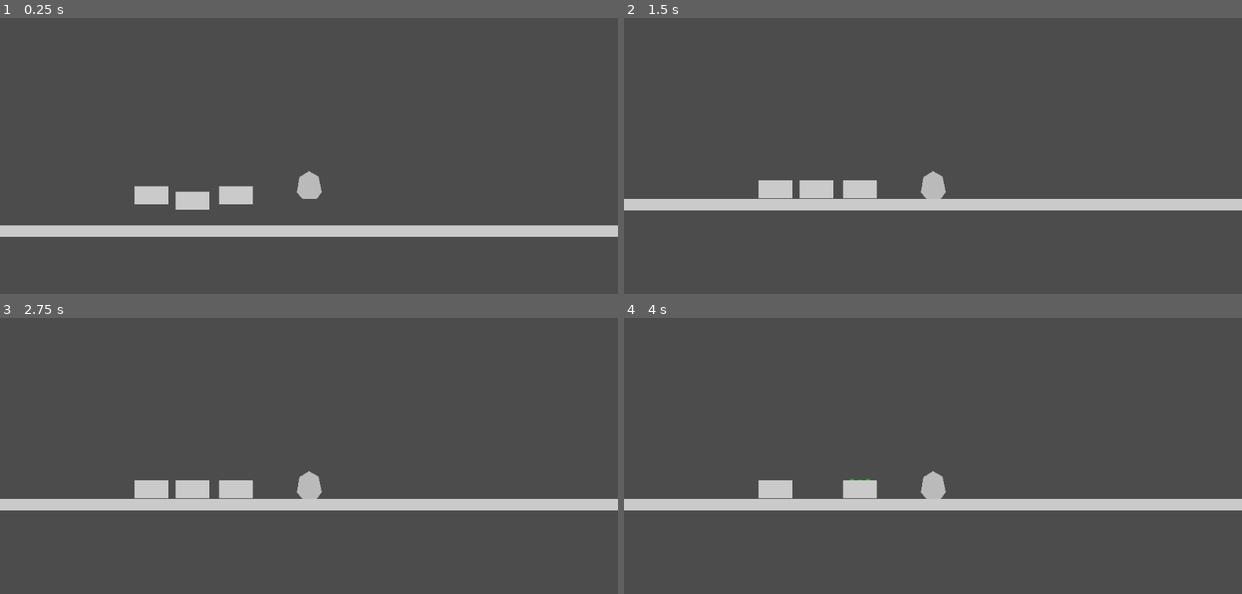
Above: before the commit, frames 1-4 (two rows, left to right).
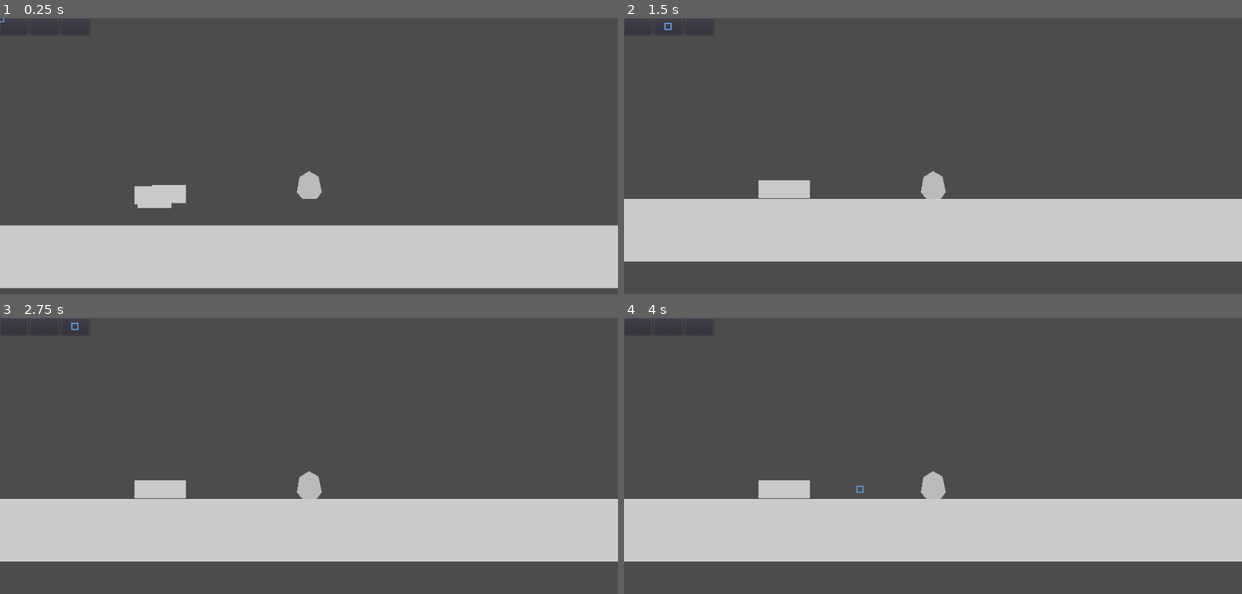
Above: after the commit, the same moments.

Repository: mikhail-shafigullin/godot-wild-jam-58
Game: Godot game, scene res://NN_test/PhysicTest.tscn
Same seed, same stepped clock (60 frames per second), same inputs: the game is played once before the commit and once after it. This scene is started directly instead of the project's main scene.
Inputs (mouse positions are in pixels of both pictures, inside the frame that each line leads up to):
- Up to frame 1 (0.25 s): no input
- Up to frame 2 (1.5 s): click (636, 26) at 0.52 s; click (667, 26) at 1.27 s
- Up to frame 3 (2.75 s): click (74, 326) at 2.02 s
- Up to frame 4 (4 s): tap Enter (ui_accept) at 2.75, 2.85, 3.02, 3.32, 3.5, 3.6, 3.77 s; move the mouse to (815, 489) at 2.77 s; hold Right (ui_right) 2.78-3.53 s; click (815, 489) at 2.92 s; move the mouse to (858, 489) at 3.52 s; hold Down (ui_down) from 3.53 s (still down); click (858, 489) at 3.67 s

The runs differ from the first frame. In frame 1, 20% of the frame differs, in the area x 0-100%, y 0-99%; in frame 2, 19%; in frame 3, 19%; in frame 4, 19%.

Commit message:
parenting ouroboros fix

Diff:
--- a/NN_test/PhysicTest.tscn
+++ b/NN_test/PhysicTest.tscn
@@ -6,33 +6,49 @@
 [ext_resource path="res://src/ship/thrust/TestThruster.tscn" type="PackedScene" id=4]
 
 [sub_resource type="RectangleShape2D" id=1]
-extents = Vector2( 513.5, 10 )
+extents = Vector2( 513.5, 52 )
 
 [node name="PhysicTest" type="Node2D"]
+
+[node name="CanvasLayer" type="CanvasLayer" parent="."]
+layer = 2
+
+[node name="BlueprintManager" parent="CanvasLayer" instance=ExtResource( 3 )]
+anchor_left = 0.5
+anchor_top = 0.5
+anchor_right = 0.5
+anchor_bottom = 0.5
+margin_left = -512.0
+margin_top = -300.0
+margin_right = 512.0
+margin_bottom = 300.0
 
 [node name="ground" type="StaticBody2D" parent="."]
 position = Vector2( 8, 583 )
 
 [node name="CollisionShape2D" type="CollisionShape2D" parent="ground"]
-position = Vector2( 503.5, 0 )
+position = Vector2( 503.5, 42 )
 shape = SubResource( 1 )
 
 [node name="Sprite" type="Sprite" parent="ground"]
-position = Vector2( 522, 0 )
-scale = Vector2( 1069.13, -19.4074 )
+position = Vector2( 522, 42.1482 )
+scale = Vector2( 1069.13, -103.704 )
 texture = ExtResource( 1 )
 
 [node name="Player" parent="." instance=ExtResource( 2 )]
 position = Vector2( 508, 527 )
+mass = 13.92
 breaking_distance = 3.0
 
-[node name="TestThruster4" parent="." instance=ExtResource( 4 )]
-position = Vector2( 315, 530 )
+[node name="TestThrusterZ-5" parent="." instance=ExtResource( 4 )]
+position = Vector2( 252, 527 )
+z_index = -5
 
-[node name="TestThruster3" parent="." instance=ExtResource( 4 )]
-position = Vector2( 387, 521 )
+[node name="TestThrusterZ5" parent="." instance=ExtResource( 4 )]
+position = Vector2( 276, 519 )
+z_index = 5
+mass = 4.37
 
-[node name="TestThruster5" parent="." instance=ExtResource( 4 )]
+[node name="TestThrusterZ0" parent="." instance=ExtResource( 4 )]
 position = Vector2( 247, 521 )
-
-[node name="BlueprintManager" parent="." instance=ExtResource( 3 )]
+joints_softness = 0.29
--- a/project.godot
+++ b/project.godot
@@ -68,6 +68,12 @@
 
 common/drop_mouse_on_gui_input_disabled=true
 
+[layer_names]
+
+2d_physics/layer_1="Player"
+2d_physics/layer_5="Blueprint"
+2d_physics/layer_9="Parts"
+
 [physics]
 
 common/enable_pause_aware_picking=true
--- a/src/characters/Player.tscn
+++ b/src/characters/Player.tscn
@@ -12,6 +12,7 @@
 
 [node name="Camera" type="Camera2D" parent="."]
 current = true
+editor_draw_limits = true
 
 [node name="Core" type="CollisionShape2D" parent="."]
 position = Vector2( 0, -23 )
--- a/src/ship/PartBase.gd
+++ b/src/ship/PartBase.gd
@@ -13,9 +13,9 @@
 export var part_mass: float = 1
 export var armor: float = 1
 export var armor_weak: float = -1
-export var breaking_distance: float = 32.1
+export var breaking_distance: float = 10
 export var can_be_grabbed: bool = true
-export var joint_strength: float = 0
+export var joints_softness: float = 0
 
 # array of PartJoints
 # Joins will connect only to parent
@@ -83,8 +83,13 @@
 		var index = children_parts.find(part)
 		children_parts.remove(index)
 
-func build(to_part: PartBase):
-	part_weld(to_part)
+func build():
+	if !best_part:
+		print("cant find part no building for today")
+		return
+	z_index = best_part.z_index+1
+
+	part_weld(best_part)
 	_create_joints()
 	if not children_parts.empty():
 		core.fix_joints(self)
@@ -133,6 +138,7 @@
 func _create_joints():
 	for probe in active_probes:
 		var joint = PinJoint2D.new()
+		joint.softness = joints_softness
 		best_part.add_child(joint)
 		joint.global_position = probe.global_position
 		weld_joint(joint)
@@ -142,6 +148,27 @@
 	part_joints.append(new_joint)
 	joint.node_a = get_parent().get_path()
 	joint.node_b = self.get_path()
+
+func can_be_build() -> bool:
+	if best_part == null or best_part == self:
+		return false
+	print(best_part.get_path())
+	if !best_part.get_path():
+		return false
+	#recursion check
+	var is_recursive_build = find_part_in_children(best_part)
+	print(is_recursive_build)
+	return !is_recursive_build
+
+func find_part_in_children(part: PartBase) -> bool:
+	for c in children_parts:
+		if c == part:
+			return true
+		else:
+			return find_part_in_children(c)
+	return false
+
+
 
 # Callbacks
 func on_slice():
@@ -154,7 +181,7 @@
 	health = 0
 
 func on_part_connect():
-	pass
+	part_repair()
 
 func on_repair():
 	health = init_health
@@ -166,9 +193,7 @@
 	show_probes()
 
 func on_release():
-	if best_part:
-		build(best_part)
-		hide_probes()
+	hide_probes()
 
 func on_bp_activate():
 	pass
--- a/src/ship/ShipCore.gd
+++ b/src/ship/ShipCore.gd
@@ -48,7 +48,18 @@
 	part.global_transform = temp_transform
 	weld_to.children_parts.append(part)
 
-	connect_parts(part)
+	if part_has_access_to_core(part):
+		connect_parts(part)
+
+func part_has_access_to_core(part: PartBase) -> bool:
+	var parent = part.get_parent()
+	if parent is PartBase:
+		if parent == self:
+			return true
+		else:
+			return part_has_access_to_core(parent)
+	else:
+		return false
 
 func fix_joints(part_from: PartBase):
 	for c in part_from.children_parts:
@@ -69,3 +80,6 @@
 		_part_connect(part)
 
 	_part_connect(start_from_part)
+
+func repair_part(part: PartBase):
+	part.on_repair()
--- a/src/ship/blueprint/BlueprintManager.gd
+++ b/src/ship/blueprint/BlueprintManager.gd
@@ -1,48 +1,82 @@
 class_name BlueprintManager
 extends Control
 
-
-
 var active_part: PartBase
-
 var holding_part: PartBase
-
-
-
 var grab_layer_memory: int = 0
-
 const grab_hover_layers: int = 16
-
-
+var rotation_target: float = 0
+var rotation_step: float = 0
 
 func _ready():
 	State.bp_manager = self
 
+func _process(delta):
+	if holding_part != null:
+		holding_part._scan_probes()
+		holding_part.global_position = holding_part.get_global_mouse_position()
 
+func _on_gui_input(event: InputEvent):
+	if event is InputEventMouseButton:
+		if event.pressed:
+			var part = get_part_under_cursor()
+			if part:
+				click_on_part(part)
 
-func _process(delta):
-	if holding_part:
-		holding_part._scan_probes()
-		holding_part.global_position = get_global_mouse_position()
+func get_part_under_cursor() -> PartBase:
+	var ray_caster: RayCast2D = RayCast2D.new()
+	var scene_root = get_tree().root
+	var _root
+	for n in scene_root.get_children():
+		if n is Node2D:
+			_root = n
+			break
+	if not _root:
+		print("cant cast ray here")
+		return null
 
+	_root.add_child(ray_caster)
+	ray_caster.collision_mask = 256
+	ray_caster.global_position = _root.get_global_mouse_position()
+	ray_caster.cast_to = Vector2(-5,-10)
+	ray_caster.force_raycast_update()
 
+	var last_hit = ray_caster.is_colliding()
+	var hits = []
+	while last_hit != null:
+		last_hit = ray_caster.get_collider()
+		if last_hit:
+			ray_caster.add_exception(last_hit)
+			if last_hit is PartBase:
+				hits.append(last_hit)
+				print("hit :%s Z: %d"%[last_hit, last_hit.z_index])
+			ray_caster.force_raycast_update()
+
+	ray_caster.queue_free()
+	if not hits.empty():
+		var best_hit = hits[0]
+		for hit in hits:
+			if hit.z_index > best_hit.z_index:
+				best_hit = hit
+		print("best hit :%s Z: %d"%[best_hit, best_hit.z_index])
+
+		return best_hit
+	else:
+		return null
 
 func click_on_part(part: PartBase):
-	if holding_part == part:
-		release_part(part)
+	print("CLICK")
+	if holding_part:
 		free_active_part()
 	else:
 		grab_part(part)
 
-
-
 func free_active_part():
 	if holding_part:
+		holding_part.z_index = 0
 		release_part(holding_part)
 	if active_part:
 		deactivate_part(active_part)
-
-
 
 func activate_part(part: PartBase):
 	if active_part:
@@ -50,14 +84,23 @@
 	active_part = part
 	part.on_bp_activate()
 
-
-
 func deactivate_part(part: PartBase):
 	active_part = null
 	part.on_bp_deactivate()
 
+func rotate_right():
+	rotation_target += rotation_step
+
+func rotate_left():
+	rotation_target += rotation_step
+
+func rotation_add(amount):
+	rotation_target += amount
+
 func grab_part(part: PartBase):
 	free_active_part()
+	part.z_index = 999
+	rotation_target  = 0
 
 	var part_parent = part.get_parent()
 	if part_parent is PartBase and !part.is_parts_root:
@@ -69,5 +112,9 @@
 	part.on_grab()
 
 func release_part(part: PartBase):
+	print("release part")
+	part.z_index = 0
 	holding_part = null
+	if part.can_be_build():
+		part.build()
 	part.on_release()
--- a/src/ship/blueprint/BlueprintManager.tscn
+++ b/src/ship/blueprint/BlueprintManager.tscn
@@ -1,8 +1,51 @@
-[gd_scene load_steps=2 format=2]
+[gd_scene load_steps=4 format=2]
 
 [ext_resource path="res://src/ship/blueprint/BlueprintManager.gd" type="Script" id=1]
+[ext_resource path="res://src/ship/blueprint/Cursor.gd" type="Script" id=2]
+[ext_resource path="res://src/ship/blueprint/cursor_active_sbox.tres" type="StyleBox" id=3]
 
 [node name="BlueprintManager" type="Control"]
 anchor_right = 1.0
 anchor_bottom = 1.0
 script = ExtResource( 1 )
+
+[node name="ToolPanel" type="HBoxContainer" parent="."]
+margin_right = 148.0
+margin_bottom = 28.0
+alignment = 1
+
+[node name="Button" type="Button" parent="ToolPanel"]
+margin_right = 46.0
+margin_bottom = 28.0
+size_flags_horizontal = 3
+size_flags_vertical = 3
+
+[node name="Button2" type="Button" parent="ToolPanel"]
+margin_left = 50.0
+margin_right = 97.0
+margin_bottom = 28.0
+size_flags_horizontal = 3
+size_flags_vertical = 3
+
+[node name="Button3" type="Button" parent="ToolPanel"]
+margin_left = 101.0
+margin_right = 148.0
+margin_bottom = 28.0
+size_flags_horizontal = 3
+size_flags_vertical = 3
+
+[node name="Cursor" type="Panel" parent="."]
+margin_right = 12.0
+margin_bottom = 12.0
+rect_min_size = Vector2( 10, 10 )
+mouse_filter = 1
+input_pass_on_modal_close_click = false
+size_flags_horizontal = 0
+size_flags_vertical = 0
+custom_styles/panel = ExtResource( 3 )
+script = ExtResource( 2 )
+interpolation_speed = 0.4
+
+[node name="Tween" type="Tween" parent="Cursor"]
+
+[connection signal="gui_input" from="." to="." method="_on_gui_input"]
--- /dev/null
+++ b/src/ship/blueprint/Cursor.gd
@@ -0,0 +1,47 @@
+extends Panel
+
+const sb_active = preload("res://src/ship/blueprint/cursor_active_sbox.tres")
+const sb_normal = preload("res://src/ship/blueprint/cursor_normal_sbox.tres")
+
+export var interpolation_speed: float = 1
+export var cursor_size: float = 10
+onready var tween = $"Tween"
+var follow: bool = true
+
+func _ready():
+	mark_normal()
+	# focus_on(Vector2(150,100), Vector2(150, 150))
+
+func _process(delta):
+	if follow:
+		rect_global_position = get_global_mouse_position() - rect_size/2
+
+func focus_on(global_position: Vector2, size: Vector2):
+	follow = false
+	var center_position = global_position - size/2
+	tween.interpolate_property(self, "rect_global_position",
+		rect_global_position, global_position, interpolation_speed,
+		Tween.TRANS_LINEAR, Tween.EASE_IN_OUT)
+
+	tween.interpolate_property(self, "rect_pivot_offset",
+		rect_pivot_offset, size*0.5, interpolation_speed,
+		Tween.TRANS_LINEAR, Tween.EASE_IN_OUT)
+
+	tween.interpolate_property(self, "rect_size",
+		rect_size, size, interpolation_speed,
+		Tween.TRANS_LINEAR, Tween.EASE_IN_OUT)
+
+	tween.start()
+
+func mark_active():
+	add_stylebox_override("panel", sb_active)
+	follow = false
+
+func mark_normal():
+	tween.interpolate_property(self, "rect_size",
+		rect_size, cursor_size, interpolation_speed,
+		Tween.TRANS_LINEAR, Tween.EASE_IN_OUT)
+	tween.start()
+
+	add_stylebox_override("panel", sb_normal)
+	follow = true
--- /dev/null
+++ b/src/ship/blueprint/cursor_active_sbox.tres
@@ -0,0 +1,10 @@
+[gd_resource type="StyleBoxFlat" format=2]
+
+[resource]
+bg_color = Color( 0.396078, 0.909804, 0.164706, 1 )
+draw_center = false
+border_width_left = 4
+border_width_top = 4
+border_width_right = 4
+border_width_bottom = 4
+border_color = Color( 0.501961, 0.905882, 0.341176, 1 )
--- /dev/null
+++ b/src/ship/blueprint/cursor_normal_sbox.tres
@@ -0,0 +1,9 @@
+[gd_resource type="StyleBoxFlat" format=2]
+
+[resource]
+draw_center = false
+border_width_left = 2
+border_width_top = 2
+border_width_right = 2
+border_width_bottom = 2
+border_color = Color( 0.364706, 0.623529, 0.87451, 1 )
--- a/src/ship/thrust/TestThruster.gd
+++ b/src/ship/thrust/TestThruster.gd
@@ -1,7 +1,7 @@
-extends "res://src/ship/thrust/Thruster.gd"
+extends Thruster
 
 
-func _on_TestThruster_input_event(viewport:Node, event:InputEvent, shape_idx:int):
-	if event is InputEventMouseButton:
-		if event.pressed:
-			State.bp_manager.click_on_part(self)
+# func _on_TestThruster_input_event(viewport:Node, event:InputEvent, shape_idx:int):
+# 	if event is InputEventMouseButton:
+# 		if event.pressed:
+# 			State.bp_manager.click_on_part(self)
--- a/src/ship/thrust/TestThruster.tscn
+++ b/src/ship/thrust/TestThruster.tscn
@@ -12,6 +12,9 @@
 input_pickable = true
 mass = 10.0
 script = ExtResource( 2 )
+breaking_distance = 7.957
+joints_softness = 0.066
+min_joint_score = 0.048
 thrust_multiplying = 100.0
 
 [node name="CollisionShape2D" type="CollisionShape2D" parent="."]
--- a/src/ship/thrust/Thruster.gd
+++ b/src/ship/thrust/Thruster.gd
@@ -6,3 +6,4 @@
 func fire():
 	var up = Vector2.UP.rotated(global_rotation)
 	apply_impulse(Vector2(), up*mass*thrust_multiplying)
+	print("fire from %s" %get_name())
